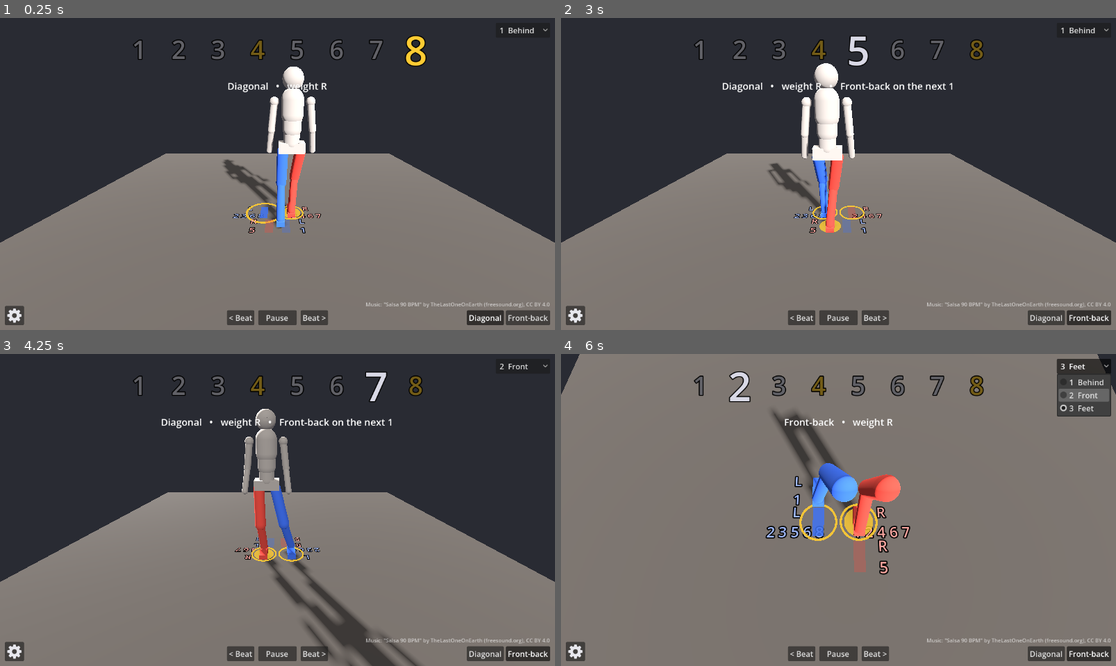
Above: before the commit, frames 1-4 (two rows, left to right).
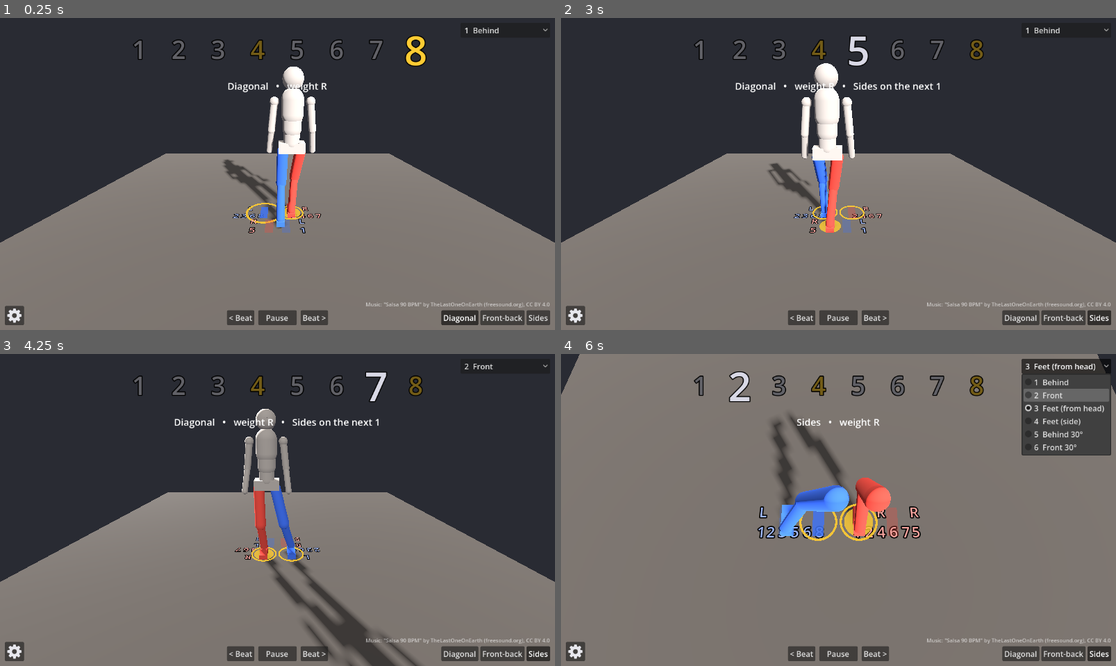
Above: after the commit, the same moments.

Repository: MarAvFe/ensenalsa
Game: Godot game, scene res://scenes/main.tscn
Same seed, same stepped clock (60 frames per second), same inputs: the game is played once before the commit and once after it.
Inputs (mouse positions are in pixels of both pictures, inside the frame that each line leads up to):
- Up to frame 1 (0.25 s): no input
- Up to frame 2 (3 s): click "1 Behind" at 0.5 s; click "Diagonal" at 1.25 s; click "Front-back" at 2 s; click (1099, 317) at 2.75 s, where only the run after the commit has a clickable "Sides"
- Up to frame 3 (4.25 s): tap Enter at 3.5 s; hold Right from 3.53 s (still down); tap 1 at 3.6 s; tap Space at 3.77 s; tap 2 at 3.8 s
- Up to frame 4 (6 s): release Right at 4.25 s; click "2 Front" at 4.25 s; hold Left 5.03-5.75 s; tap 2 at 5.1 s; tap Space at 5.27 s; tap 3 at 5.3 s; click (1082, 366) at 5.75 s, where only the run before the commit has a clickable "3 Feet"

The runs differ from the first frame. In frame 1, 0.5% of the frame differs, in the area x 79-99%, y 3-99%; in frame 2, 1.1%; in frame 3, 1.0%; in frame 4, 8.0%, in the area x 35-100%, y 1-99%.

Commit message:
Sides basic, three more cameras (feet side close-up, behind 30°, front 30°)
Pelvis sinks in wide stances so both legs stay reachable; test covers all 9 basic switch pairs.

Co-Authored-By: Claude Opus 5.5 <noreply@anthropic.com>

Diff:
--- a/data/routine.json
+++ b/data/routine.json
@@ -18,7 +18,7 @@
     "music_offset": 0.0
   },
   "start_basic": "diagonal_basic",
-  "labels": {"diagonal_basic": "Diagonal", "inline_basic": "Front-back"},
+  "labels": {"diagonal_basic": "Diagonal", "inline_basic": "Front-back", "side_basic": "Sides"},
   "basics": {
     "diagonal_basic": [
       {"count": 1, "weight": "L", "L": {"target": [0.10, -0.30], "action": "step"}, "R": {"target": [0.18, 0], "action": "lift"}},
@@ -39,6 +39,16 @@
       {"count": 6, "weight": "L", "L": {"target": [-0.18, 0], "action": "step"},     "R": {"target": [0.18, 0], "action": "place"}},
       {"count": 7, "weight": "R", "L": {"target": [-0.18, 0], "action": "lift"},     "R": {"target": [0.18, 0], "action": "step"}},
       {"count": 8, "weight": "R", "L": {"target": [-0.18, 0], "action": "tap"},      "R": {"target": [0.18, 0], "action": "hold"}}
+    ],
+    "side_basic": [
+      {"count": 1, "weight": "L", "L": {"target": [-0.48, 0], "action": "step"},  "R": {"target": [0.18, 0], "action": "tap"}},
+      {"count": 2, "weight": "R", "L": {"target": [-0.18, 0], "action": "place"},    "R": {"target": [0.18, 0], "action": "step"}},
+      {"count": 3, "weight": "L", "L": {"target": [-0.18, 0], "action": "step"},     "R": {"target": [0.18, 0], "action": "lift"}},
+      {"count": 4, "weight": "L", "L": {"target": [-0.18, 0], "action": "hold"},     "R": {"target": [0.18, 0], "action": "tap"}},
+      {"count": 5, "weight": "R", "L": {"target": [-0.18, 0], "action": "tap"},      "R": {"target": [0.48, 0], "action": "step"}},
+      {"count": 6, "weight": "L", "L": {"target": [-0.18, 0], "action": "step"},     "R": {"target": [0.18, 0], "action": "place"}},
+      {"count": 7, "weight": "R", "L": {"target": [-0.18, 0], "action": "lift"},     "R": {"target": [0.18, 0], "action": "step"}},
+      {"count": 8, "weight": "R", "L": {"target": [-0.18, 0], "action": "tap"},      "R": {"target": [0.18, 0], "action": "hold"}}
     ]
   }
 }
--- a/scripts/dancer.gd
+++ b/scripts/dancer.gd
@@ -64,7 +64,14 @@
 	var l: Vector3 = feet.L
 	var r: Vector3 = feet.R
 	var c := l.lerp(r, (1.0 - over) + (2.0 * over - 1.0) * w_r)
-	pelvis.position = Vector3(c.x, height - dip, -c.z)
+	var y := height - dip
+	for side in ["L", "R"]: # wide stance: sink the pelvis just enough that both legs keep a slight bend
+		var f: Vector3 = feet[side]
+		var hip := Vector2(c.x + HIP_X * (-1.0 if side == "L" else 1.0), c.z)
+		var flat := hip.distance_to(Vector2(f.x, f.z))
+		var reach := (THIGH + SHIN) * 0.97
+		y = minf(y, ANKLE_H + f.y + HIP_DROP + sqrt(maxf(reach * reach - flat * flat, 0.0)))
+	pelvis.position = Vector3(c.x, y, -c.z)
 	for side in ["L", "R"]:
 		var f: Vector3 = feet[side]
 		solve_leg(side, global_transform * Vector3(f.x, ANKLE_H + f.y, -f.z), pitch.get(side, 0.0))
--- a/scripts/main.gd
+++ b/scripts/main.gd
@@ -6,6 +6,7 @@
 const GOLD := Color(1.0, 0.8, 0.2)
 const SIDE_COL := {"L": Color(0.25, 0.45, 0.95), "R": Color(0.95, 0.3, 0.25)}
 const FOOT_FWD := 0.07 # footprint centre sits this far ahead of the ankle
+const CAM_NAMES := ["Behind", "Front", "Feet (from head)", "Feet (side)", "Behind 30°", "Front 30°"]
 
 @onready var dancer := $Dancer
 
@@ -37,13 +38,17 @@
 	prev_basic = ch.start_basic
 	cur_basic = ch.start_basic
 	queued = ch.start_basic
-	# Behind, front, head-down-to-feet. Dancer stands at the origin facing -Z.
+	# [eye, look-at] per entry in CAM_NAMES. Dancer stands at the origin facing -Z, right = +X.
+	var r30 := Basis(Vector3.UP, deg_to_rad(30)) # orbit 30° toward the dancer's right
 	for v in [[Vector3(0, 1.5, 2.3), Vector3(0, 0.55, -0.1)], [Vector3(0, 1.5, -2.4), Vector3(0, 0.6, 0)],
-			[Vector3(0, 1.78, 0.32), Vector3(0, 0, -0.18)]]:
+			[Vector3(0, 1.78, 0.32), Vector3(0, 0, -0.18)], [Vector3(2.6, 0.45, -0.05), Vector3(0, 0.12, -0.05)],
+			[r30 * Vector3(0, 1.5, 2.3), Vector3(0, 0.55, 0)], [r30.inverse() * Vector3(0, 1.5, -2.4), Vector3(0, 0.6, 0)]]:
 		var cam := Camera3D.new()
 		cam.near = 0.03
 		if cams.size() == 2:
 			cam.cull_mask = 1 # feet cam skips the upper body (layer 2)
+		if cams.size() == 3:
+			cam.fov = 38 # side close-up from far enough to keep wide steps in frame
 		add_child(cam)
 		cam.look_at_from_position(v[0], v[1])
 		cams.append(cam)
@@ -243,7 +248,7 @@
 		KEY_SPACE: toggle_play()
 		KEY_RIGHT: step_beat(1)
 		KEY_LEFT: step_beat(-1)
-		KEY_1, KEY_2, KEY_3: set_camera(e.keycode - KEY_1)
+		KEY_1, KEY_2, KEY_3, KEY_4, KEY_5, KEY_6: set_camera(e.keycode - KEY_1)
 		KEY_M: ui.music.button_pressed = not music_on
 
 
@@ -274,8 +279,8 @@
 
 	# top right: camera dropdown
 	ui.cam = OptionButton.new()
-	for name in ["1  Behind", "2  Front", "3  Feet"]:
-		ui.cam.add_item(name)
+	for k in CAM_NAMES.size():
+		ui.cam.add_item("%d  %s" % [k + 1, CAM_NAMES[k]])
 	ui.cam.focus_mode = Control.FOCUS_NONE
 	ui.cam.item_selected.connect(set_camera)
 	_corner(layer, ui.cam, Control.PRESET_TOP_RIGHT)
--- a/tests/test_choreo.gd
+++ b/tests/test_choreo.gd
@@ -9,14 +9,17 @@
 	var d: Node3D = load("res://scripts/dancer.gd").new()
 	root.add_child(d)
 	await process_frame
-	var seq := ["diagonal_basic", "diagonal_basic", "inline_basic", "inline_basic"] # every switch pair
+	var D := "diagonal_basic"
+	var I := "inline_basic"
+	var S := "side_basic"
+	var seq := [D, D, I, I, S, S, I, D, S] # cycle containing all 9 ordered switch pairs
 	var beats := seq.size() * 8
 	var at := func(T: float) -> Dictionary: # pose at global beat T, wrapping over seq
 		T = fposmod(T, beats)
 		var k := int(T / 8)
-		return ch.sample(fmod(T, 8.0), seq[(k + 3) % 4], seq[k], seq[(k + 1) % 4])
+		return ch.sample(fmod(T, 8.0), seq[(k + seq.size() - 1) % seq.size()], seq[k], seq[(k + 1) % seq.size()])
 	var fails := 0
-	var n := 6000
+	var n := 14000
 	var prev = null
 	for k in n + 1:
 		var t := float(k) / n * beats - 1.0
Not shown, changed: README.md
